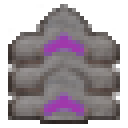
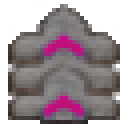
Layer changes from the first 128px x 128px image to the second:
showed "tier 7", painted on it over [left=40, top=28, right=88, bottom=120]
hid "tier 6" over [left=40, top=28, right=88, bottom=120]
added layer "tier 3" above "tier 1" over [left=36, top=28, right=92, bottom=124]
hid "tier 1" over [left=36, top=28, right=92, bottom=124]
